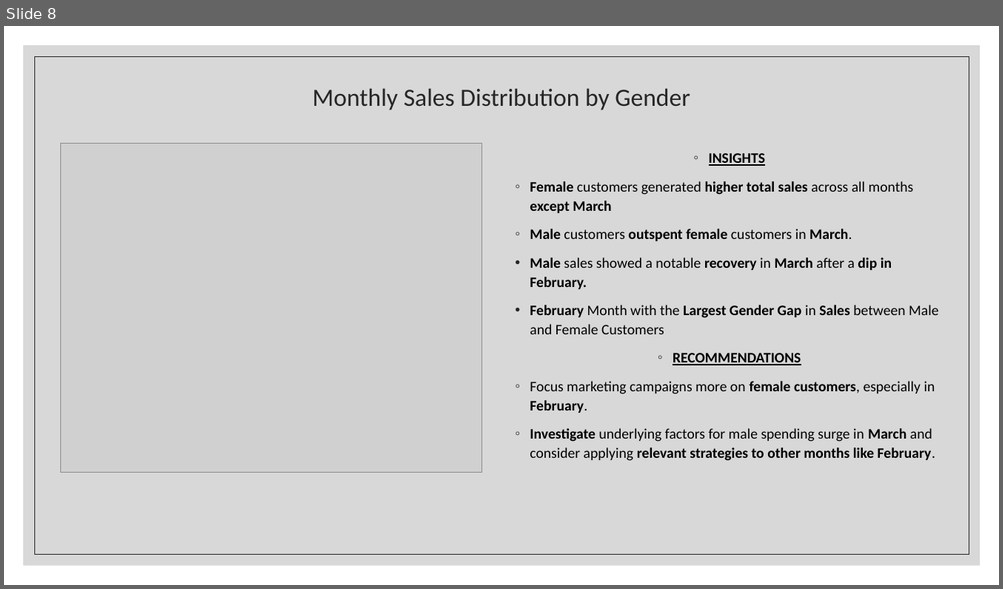
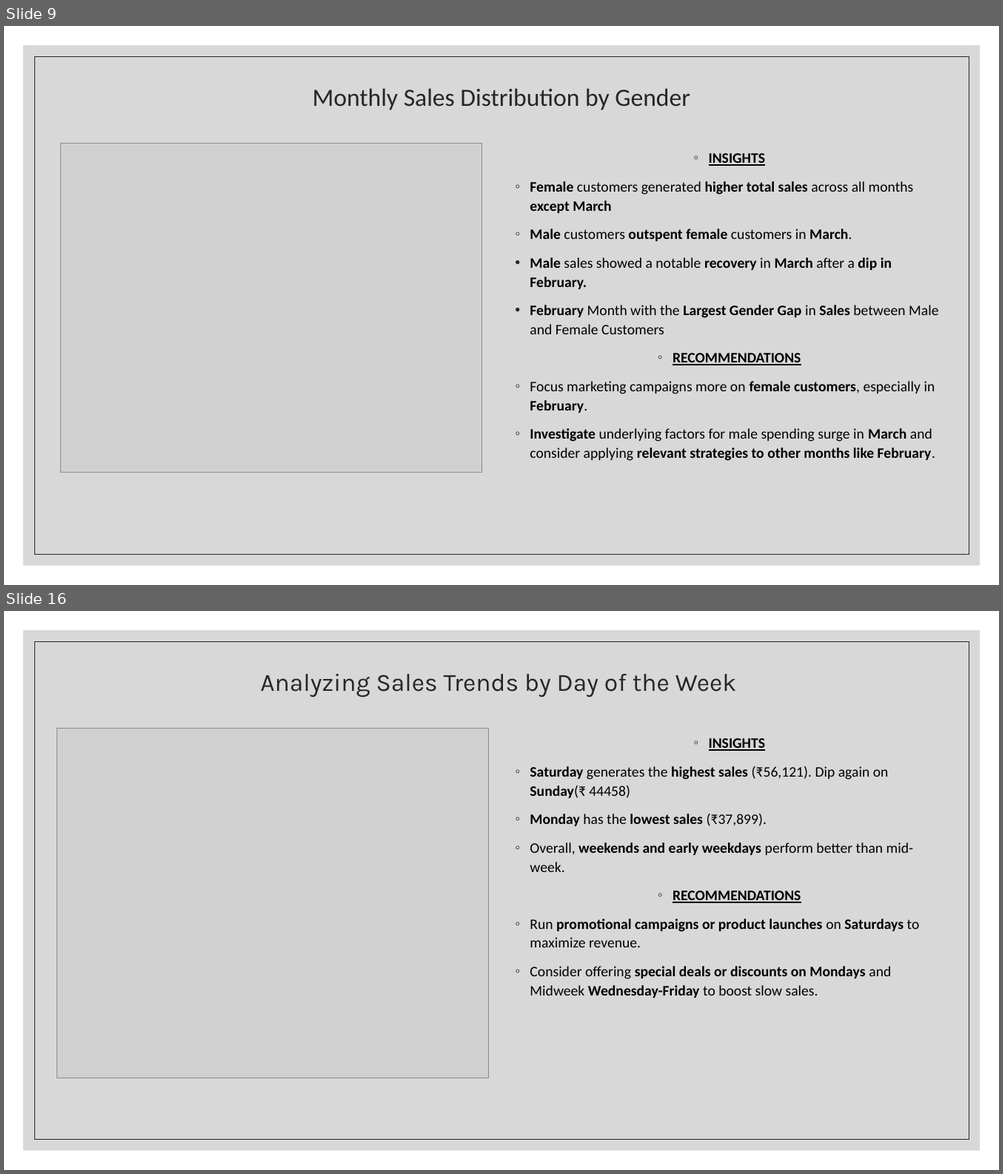
Before and after one commit to ajaythakur958/Walmart-Sales-analysis, a slide deck: Walmart analysis.pptx. Shown one above the other, each under a label of ours: slide 8 before the commit, slides 9 and 16 after it; the slides between them are not shown. The pictures are 1003x589 and 1003x1174 pixels, drawn with LibreOffice and Linux fonts; fonts in the diff are those of the drawing; grey boxes stand for pictures. Boxes give left, top, right and bottom in pixels: in the first picture for what was removed or moved away, otherwise in the second. Text is boxed around its words. In the diff, an @@ line names an element or a change of style, - is before the commit and + after.

```diff
--- a/Walmart analysis.pptx
+++ b/Walmart analysis.pptx
@@ slide 16 added at [4,611,999,1170], background #FFFFFF; not listed: 2 template elements that a slide beside it also shows @@
@@ title added at [260,674,736,697], 24 pt, text #262626 @@
+Analyzing Sales Trends by Day of the Week
@@ picture added at [57,729,488,1079] @@
@@ text added at [529,738,919,998], 14 pt, text #000000, bold @@
+◦ INSIGHTS
+◦ Saturday generates the highest sales (₹56,121). Dip again on Sunday(₹ 44458)
+◦ Monday has the lowest sales (₹37,899).
+◦ Overall, weekends and early weekdays perform better than mid-week.
+◦ RECOMMENDATIONS
+◦ Run promotional campaigns or product launches on Saturdays to maximize revenue.
+◦ Consider offering special deals or discounts on Mondays and Midweek Wednesday-Friday to boost slow sales.
@@ what was slide 8 is now slide 9 @@
```
Also in this commit, not shown: 2 slides changed, 7 other slides added, 4 other files.
